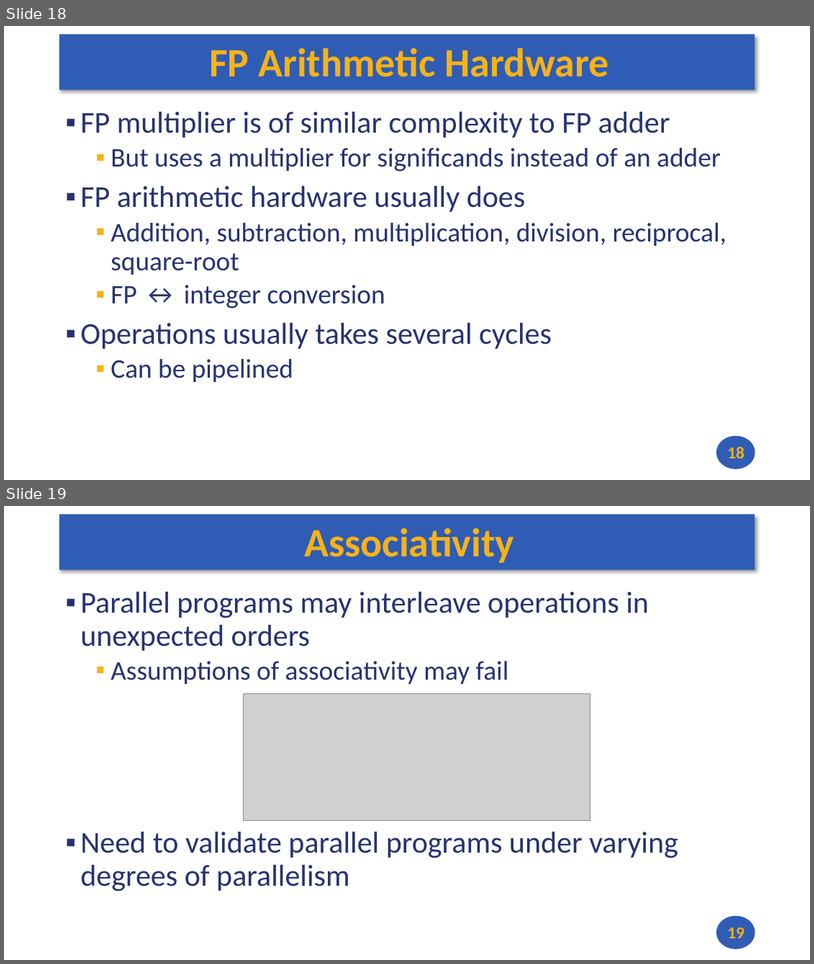
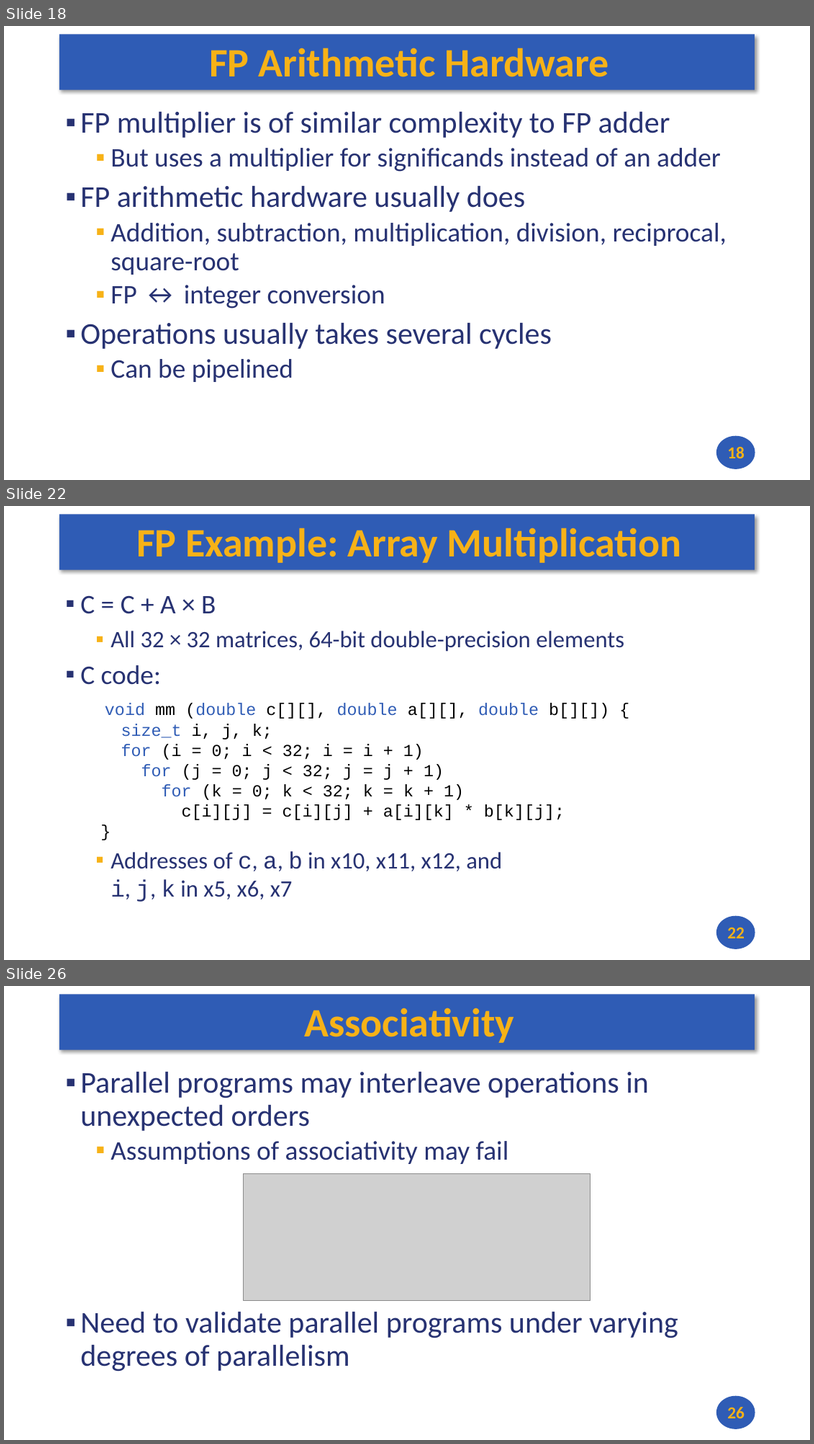
Before and after one commit to andrewt0301/hse-acos-course, a slide deck: docs/part1ca/09_FP/CA_Lecture_09.pptx. Shown one above the other, each under a label of ours: slides 18 and 19 before the commit, slides 18, 22 and 26 after it; the slides between them are not shown. The pictures are 814x964 and 814x1444 pixels, drawn with LibreOffice and Linux fonts; fonts in the diff are those of the drawing; grey boxes stand for pictures. Boxes give left, top, right and bottom in pixels: in the first picture for what was removed or moved away, otherwise in the second. Text is boxed around its words. In the diff, an @@ line names an element or a change of style, - is before the commit and + after.

```diff
--- a/docs/part1ca/09_FP/CA_Lecture_09.pptx
+++ b/docs/part1ca/09_FP/CA_Lecture_09.pptx
@@ slide 22 added at (4, 506, 810, 960), background #FFFFFF; not listed: 2 template elements that a slide beside it also shows @@
@@ title added at (136, 528, 682, 563), 48 pt, text #F7B217, bold @@
+FP Example: Array Multiplication
@@ text added at (80, 595, 625, 901), 20 pt, text #000000 @@
+▪ C = C + A × B
+  ▪ All 32 × 32 matrices, 64-bit double-precision elements
+▪ C code:
+void mm (double c[][], double a[][], double b[][]) {
+size_t i, j, k;
+for (i = 0; i < 32; i = i + 1)
+for (j = 0; j < 32; j = j + 1)
+for (k = 0; k < 32; k = k + 1)
+c[i][j] = c[i][j] + a[i][k] * b[k][j];
+}
+  ▪ Addresses of c, a, b in x10, x11, x12, and
+    i, j, k in x5, x6, x7
@@ page number added at (728, 926, 745, 938), 20 pt, text #F7B217, bold @@
+22
@@ what was slide 19 is now slide 26 @@
@@ page number at (728, 1406, 745, 1418): text changed @@
-19
+26
```
Also in this commit, not shown: 1 slide changed, 6 other slides added, 2 other files.
